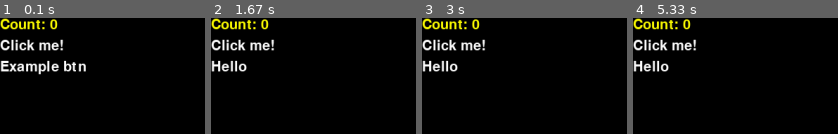
Above: before the commit, frames 1-4 (left to right).
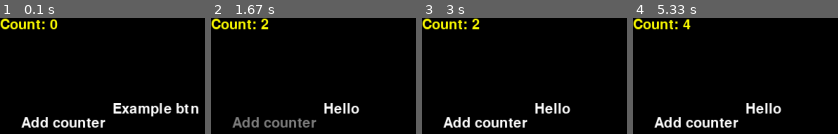
Above: after the commit, the same moments.

Repository: cubewhy/pyvn
Game: pygame game, started from tests/01.py
Same seed, same stepped clock (60 frames per second), same inputs: the game is played once before the commit and once after it.
Inputs (mouse positions are in pixels of both pictures, inside the frame that each line leads up to):
- Up to frame 1 (0.1 s): no input
- Up to frame 2 (1.67 s): click (274, 123) at 0.38 s, where only the run after the commit has a clickable "Add counter"; press the mouse at (239, 24) at 0.7 s; move the mouse to (outside the picture) at 0.8 s; release the mouse at (outside the picture) at 0.93 s; click "Example btn" at 1.05 s; click (274, 123) at 1.38 s, where only the run after the commit has a clickable "Add counter"
- Up to frame 3 (3 s): press the mouse at (551, 108) at 1.7 s; move the mouse to (outside the picture) at 1.8 s; release the mouse at (outside the picture) at 1.93 s; click "Hello" at 2.05 s; press the mouse at (450, 24) at 2.37 s; move the mouse to (outside the picture) at 2.47 s; release the mouse at (outside the picture) at 2.6 s
- Up to frame 4 (5.33 s): click (696, 123) at 3.22 s, where only the run after the commit has a clickable "Add counter"; press the mouse at (696, 123) at 3.53 s; move the mouse to (outside the picture) at 3.63 s; release the mouse at (outside the picture) at 3.77 s; click (696, 123) at 4.88 s, where only the run after the commit has a clickable "Add counter"; press the mouse at (696, 123) at 5.2 s; move the mouse to (outside the picture) at 5.3 s

The runs differ from the first frame. In frame 1, 9.0% of the frame differs, in the area x 0-98%, y 18-95%; in frame 2, 6.2%; in frame 3, 6.4%; in frame 4, 6.4%.

Commit message:
feat: nested layouts

Diff:
--- a/src/pyvn/__init__.py
+++ b/src/pyvn/__init__.py
@@ -1,5 +1,5 @@
 from dataclasses import dataclass
-from typing import Callable, Generic, TypeVar
+from typing import Callable, TypeVar
 import pygame
 
 from pyvn.events.bus import EventBus
--- a/src/pyvn/components/__init__.py
+++ b/src/pyvn/components/__init__.py
@@ -149,7 +149,7 @@
         if bottom is not None:
             self._padding.bottom = bottom
         if left is not None:
-            self._padding.right = left
+            self._padding.left = left
         return self
 
     def padding_top(self, top: int) -> Self:
--- a/src/pyvn/events/bus.py
+++ b/src/pyvn/events/bus.py
@@ -10,16 +10,16 @@
 class EventBus(object):
     def __init__(self) -> None:
         super().__init__()
-        self.handlers: List[EventHandler] = []
+        self.handlers: List[EventHandler[Event]] = []
         self.event_queue: List[Event] = []
 
-    def add_handler(self, handler: EventHandler) -> None:
+    def add_handler(self, handler: EventHandler[Event]) -> None:
         self.handlers.append(handler)
 
-    def remove_handler(self, handler: EventHandler) -> None:
+    def remove_handler(self, handler: EventHandler[Event]) -> None:
         self.handlers.remove(handler)
 
-    def add_event(self, event: EventGeneric) -> None:
+    def add_event(self, event: Event) -> None:
         self.event_queue.append(event)
 
     def trigger_events(self, component: Component) -> None:
--- a/src/pyvn/layouts/__init__.py
+++ b/src/pyvn/layouts/__init__.py
@@ -1,21 +1,25 @@
 from abc import ABC, abstractmethod
-from typing import Callable, List, Optional, Self
+from typing import Callable, List, Tuple, TypeVar
 
 from pyvn.components import Component
 from pyvn.renderers import Renderer
 from pyvn.ui import UiLike
 
+T = TypeVar("T", bound=Component)
 
-class Layout(ABC):
-    def __init__(self, parent_layout: Self):
+
+class Layout(Component, ABC):
+    def __init__(self):
         super().__init__()
-        self.parent_layout = parent_layout
-        self.renderer: Renderer | None = None
         self.components: List[Component] = []
         self.ui: UiLike | None = None
         self.post_add_component_listener: Callable[[Component], None] | None = None
-        if parent_layout is not None:
-            self.ui = parent_layout.ui
+
+        self._max_x = 0
+        self._min_x = 0
+        self._max_y = 0
+        self._min_y = 0
+
         self.init()
 
     @abstractmethod
@@ -27,7 +31,7 @@
     def on_post_add_component(self, callable: Callable[[Component], None]):
         self.post_add_component_listener = callable
 
-    def add(self, component: Component) -> Component:
+    def add(self, component: T) -> T:
         comp = self.place_component(component)
         self.components.append(comp)
         if self.ui is not None:
@@ -39,15 +43,34 @@
     def set_ui(self, ui: UiLike) -> None:
         self.ui = ui
 
-    def place_component(self, component: Component) -> Component:
+    def place_component(self, component: T) -> T:
         if self.ui is not None:
             component.set_ui(self.ui)
-        component.set_position(self.next_position(component))
+        x, y = self.next_position(component)
+        width, height = component.get_size_with_padding()
+
+        # apply offset
+        x += self.x + self.get_padding().left
+        y += self.y + self.get_padding().top
+
+        if self._min_x == 0:
+            self._min_x = x
+        else:
+            self._min_x = min(self._min_x, x)
+        self._max_x = max(self._max_x, x + width)
+
+        if self._min_y == 0:
+            self._min_y = y
+        else:
+            self._min_y = min(self._min_y, y)
+        self._max_y = max(self._max_y, y + height)
+
+        component.set_position((x, y))
         return component
 
-    def render(self) -> None:
-        if self.renderer is None:
-            # No renderer found
-            return
+    def render(self, renderer: Renderer, position: tuple[int, int]) -> None:
         for component in self.components:
-            component.do_render(self.renderer)
+            component.do_render(renderer)
+
+    def get_size(self) -> Tuple[int, int]:
+        return (self._max_x - self._min_x, self._max_y - self._min_y)
--- /dev/null
+++ b/src/pyvn/layouts/horizontal.py
@@ -0,0 +1,22 @@
+from copy import deepcopy
+from typing import Tuple
+from pyvn.components import Component
+from pyvn.layouts import Layout
+
+
+class HorizontalLayout(Layout):
+    def __init__(self):
+        super().__init__()
+
+    def init(self):
+        self._next_position: Tuple[int, int] = (0, 0)
+
+    def next_position(self, component: Component | None = None) -> Tuple[int, int]:
+        if component is None:
+            return self._next_position
+        x, y = deepcopy(self._next_position)
+        next_width = component.get_size_with_padding()[0]
+
+        self._next_position = (x + next_width, y)
+
+        return (x, y + component.get_padding().top)
--- a/src/pyvn/layouts/vertical.py
+++ b/src/pyvn/layouts/vertical.py
@@ -1,22 +1,22 @@
 from copy import deepcopy
+from typing import Tuple
 from pyvn.components import Component
 from pyvn.layouts import Layout
 
 
 class VerticalLayout(Layout):
-    def __init__(self, parent_layout: Layout = None) -> None:
-        super().__init__(parent_layout)
+    def __init__(self) -> None:
+        super().__init__()
 
     def init(self) -> None:
-        self._next_position = [0, 0]
-        if self.parent_layout is not None:
-            self._next_position = list(self.parent_layout.next_position(None))
+        self._next_position: Tuple[int, int] = (0, 0)
 
     def next_position(self, component: Component | None = None) -> tuple[int, int]:
         if component is None:
             return self._next_position
         x, y = deepcopy(self._next_position)
-        next_width, next_height = component.get_size_with_padding()
-        self._next_position[1] += next_height
+        next_height = component.get_size_with_padding()[1]
+
+        self._next_position = (x, y + next_height)
 
         return (x + component.get_padding().left, y)
--- a/src/pyvn/ui/__init__.py
+++ b/src/pyvn/ui/__init__.py
@@ -5,16 +5,16 @@
 if TYPE_CHECKING:
     from pygame import Surface
     from pyvn.events.bus import EventBus
-    from pyvn.layouts import Layout
+    from pyvn.components import Component
 
-    L = TypeVar("L", bound=Layout)
+    L = TypeVar("L", bound=Component)
     T = TypeVar("T")
 
 
 class UiLike(Protocol):
     def __init__(self, surface: Surface) -> None: ...
     def get_eventbus(self) -> EventBus: ...
-    def set_base_layout(self, layout: L) -> L: ...
+    def set_base_component(self, component: L) -> L: ...
     def render(self) -> None: ...
 
     # def use_state(self, init_value: T) -> T: ...
--- a/src/pyvn/ui/pg_impl.py
+++ b/src/pyvn/ui/pg_impl.py
@@ -3,12 +3,12 @@
 from pygame import Surface
 
 from pyvn.events.bus import EventBus
-from pyvn.layouts import Component, Layout
+from pyvn.layouts import Component
 from pyvn.renderers.pygame_renderer import PygameRenderer
 from pyvn.ui import UiLike
 
 
-L = TypeVar("L", bound=Layout)
+L = TypeVar("L", bound=Component)
 T = TypeVar("T")
 
 
@@ -16,37 +16,33 @@
     def __init__(self, surface: Surface) -> None:
         super()
         self.surface = surface
-        self.base_layout: Optional[Layout] = None
+        self.base_component: Optional[Component] = None
         self.eventbus = EventBus()
+        self.renderer = PygameRenderer(self.surface)
 
         self.post_add_component_listener: Callable[[Component], None] | None = None
 
     def get_eventbus(self) -> EventBus:
         return self.eventbus
 
-    def set_base_layout(self, layout: L) -> L:
+    def set_base_component(self, component: L) -> L:
         # unregister event handler for old layout
         # if self.base_layout is not None:
-            # self.eventbus.remove_handler(self.base_layout.handle_event)
+        # self.eventbus.remove_handler(self.base_layout.handle_event)
         # Create the renderer instance for layout
 
-        renderer = PygameRenderer(self.surface)
-        layout.renderer = renderer
-        layout.ui = self
-        if self.post_add_component_listener is not None:
-            layout.on_post_add_component(self.post_add_component_listener)
-        self.base_layout = layout
+        component.ui = self
+        self.base_component = component
         # register event handler
         # self.eventbus.add_handler(layout.handle_event)
-        return layout
+        return component
 
     def render(self) -> None:
-        if self.base_layout is not None:
-            self.base_layout.render()
+        if self.base_component is not None:
+            self.base_component.render(self.renderer, (0, 0))
 
     def on_post_add_component(self, callable: Callable[[Component], None]):
         self.post_add_component_listener = callable
 
     def prepare_next_loop(self) -> None:
-        if self.base_layout is not None:
-            self.base_layout.init()
+        pass
--- a/examples/01.py
+++ b/tests/01.py
@@ -2,6 +2,7 @@
 from pyvn import create_game_window
 from pyvn.components.button import Button
 from pyvn.components.label import Label
+from pyvn.layouts.horizontal import HorizontalLayout
 from pyvn.layouts.vertical import VerticalLayout
 from pyvn.ui import UiLike
 
@@ -15,15 +16,17 @@
 def game_loop(ui: UiLike, state: AppState):
     layout = VerticalLayout()
 
-    ui.set_base_layout(layout)
+    ui.set_base_component(layout)
 
     layout.add(Label(f"Count: {state.num_counter}").text_color((255, 255, 0)))
 
-    if layout.add(Button("Click me!").padding(10, 10, 10, 10)).is_clicked():
+    hlayout = layout.add(HorizontalLayout()).padding_left(20).padding_top(100)
+
+    if hlayout.add(Button("Add counter").padding(10, 10, 10, 10)).is_clicked():
         # add the add counter
         state.num_counter += 1
 
-    if layout.add(Button(state.btn1_text)).is_clicked():
+    if hlayout.add(Button(state.btn1_text)).is_clicked():
         state.btn1_text = "Hello"
 
 
Not shown, added: src/pyvn/py.typed
